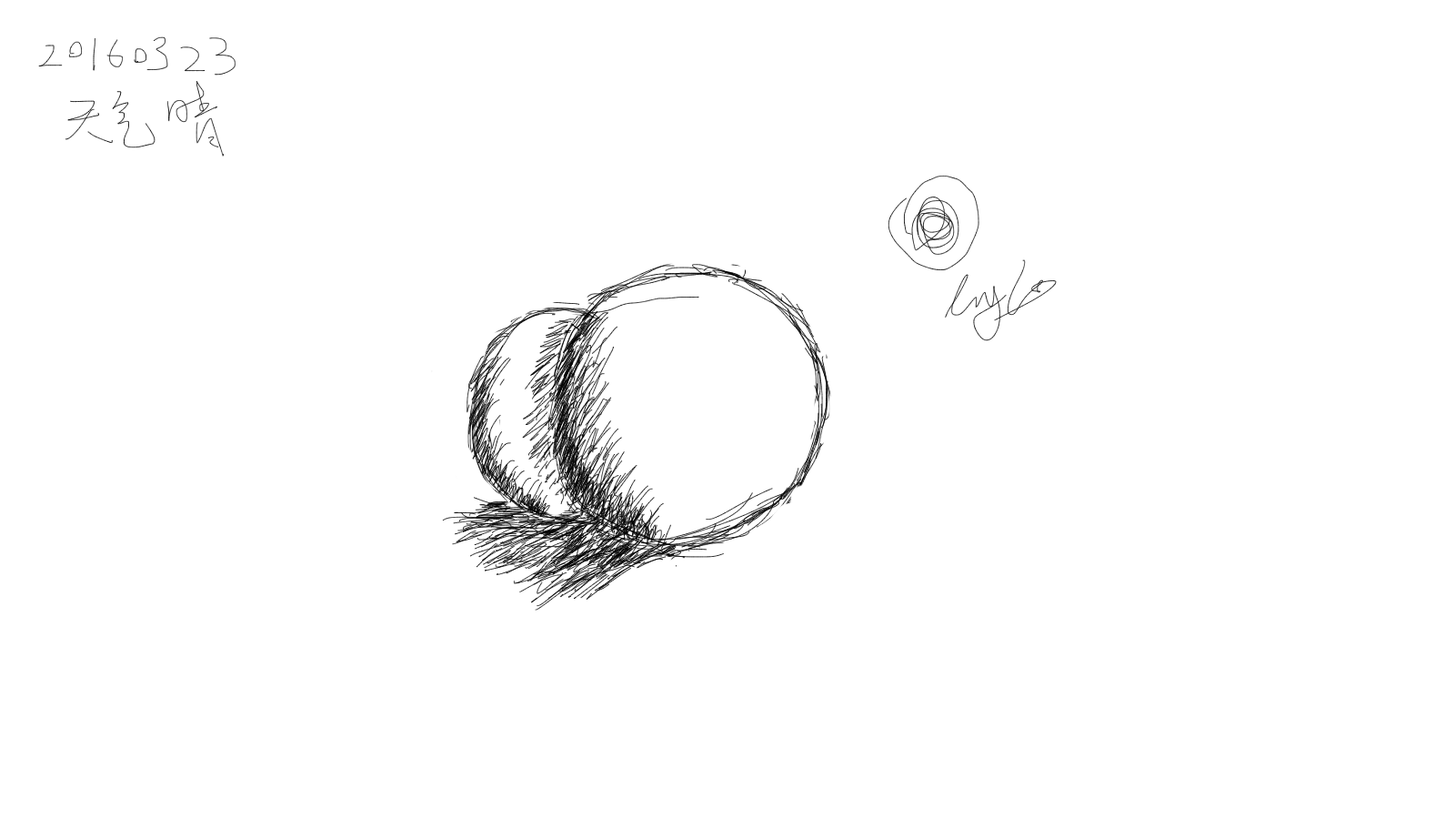
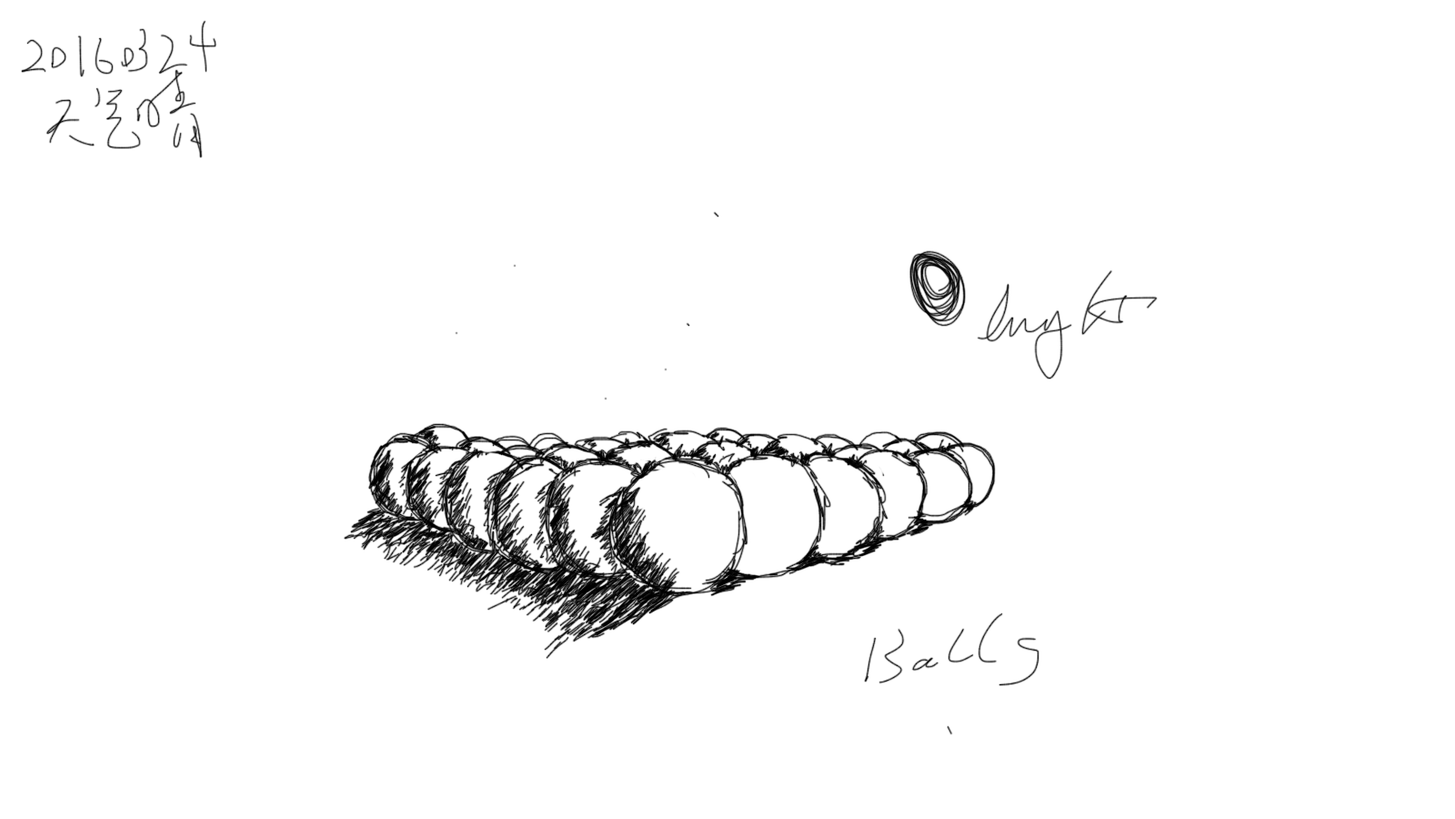
Revision of a layered 1455px x 819px image; what changed, layer by layer:
added layer "图层 7" above "图层 4" over (20, 20, 1158, 735)
hid "图层 4" over (38, 36, 1057, 611)
